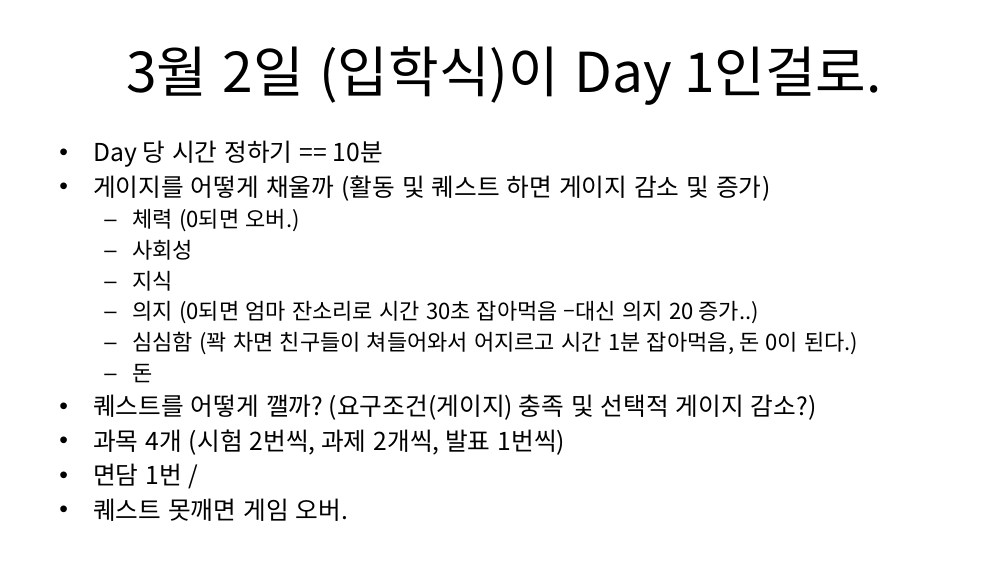
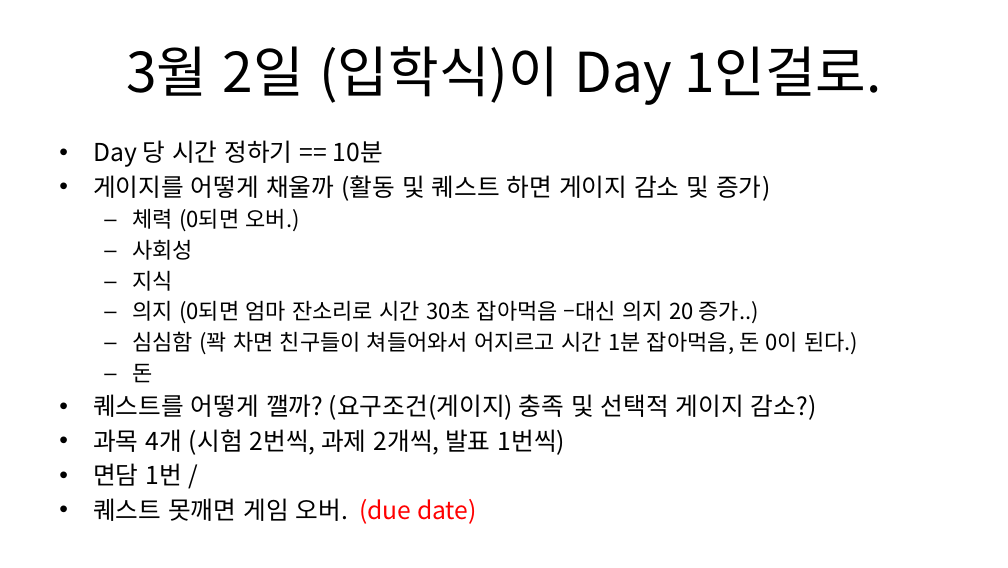
Before and after one commit to Hohoro15/NAP, a slide deck: slide 4 of etc/fake/real_exp.pptx. Drawn at 1008x568 pixels with LibreOffice and Linux fonts; fonts in the diff are those of the drawing. Boxes give left, top, right and bottom in pixels: in the first picture for what was removed or moved away, otherwise in the second. Text is boxed around its words. In the diff, an @@ line names an element or a change of style, - is before the commit and + after.

```diff
--- a/etc/fake/real_exp.pptx
+++ b/etc/fake/real_exp.pptx
@@ text at bbox=[93, 498, 477, 524]: text changed @@
-• 퀘스트 못깨면 게임 오버.
+• 퀘스트 못깨면 게임 오버. (due date)
```
Also in this commit, not shown: 11 other files.
